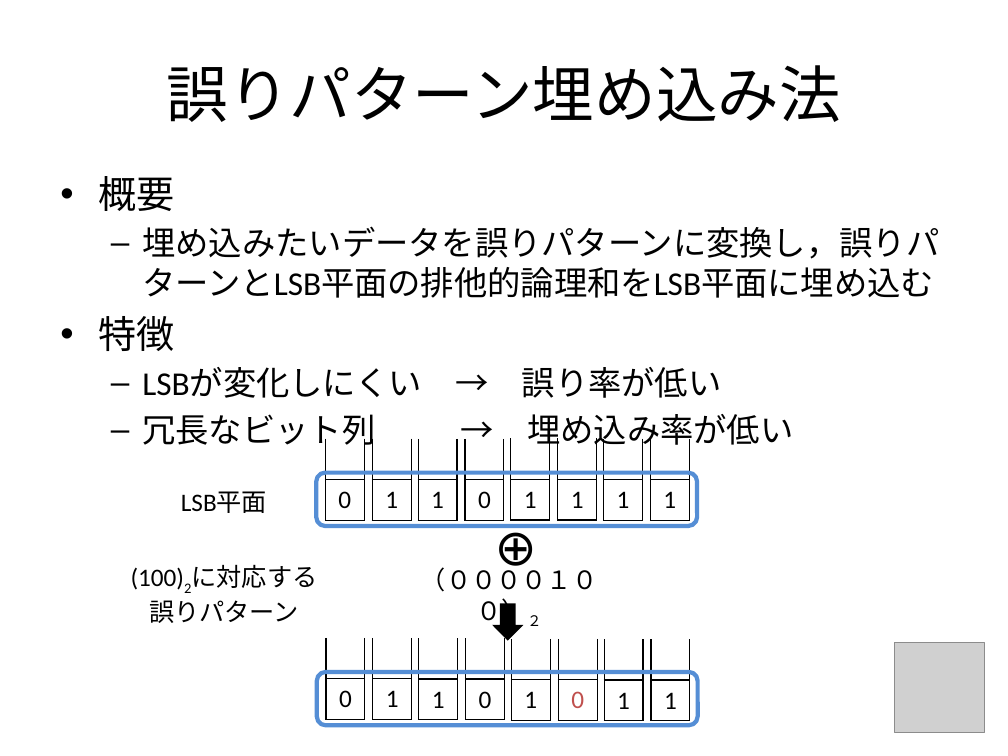
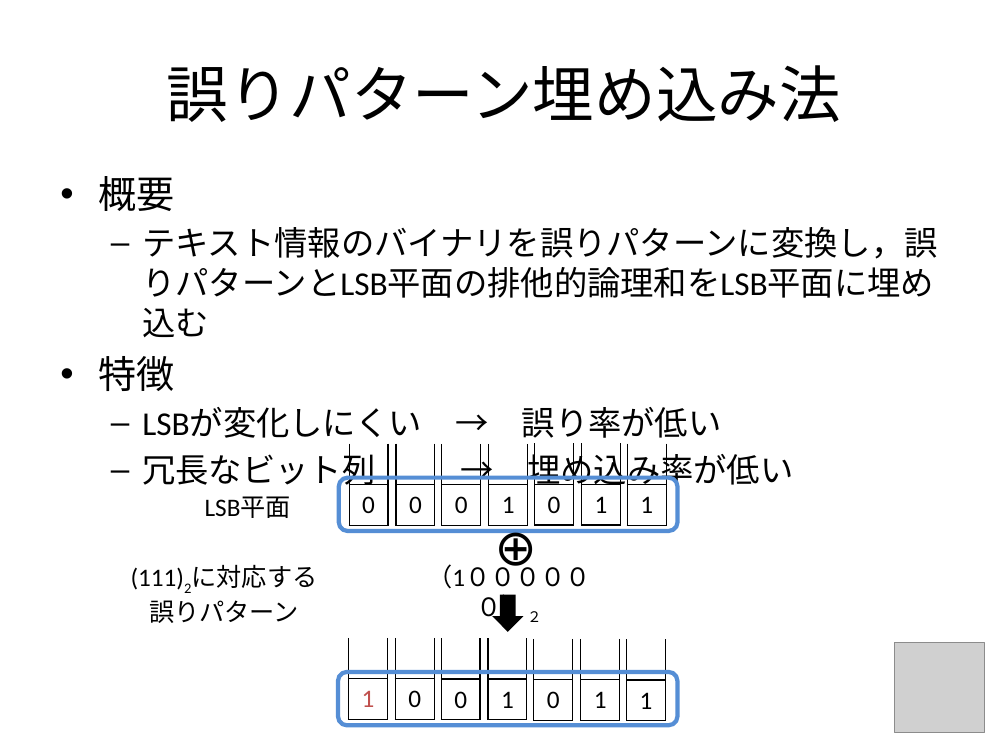
Before and after one commit to sakuna63/TestForCodingWithCostFunction, a slide deck: slide 4 of documents/MidtermReport/slide/j0929.pptx (slide 3 before the commit). Drawn at 1008x756 pixels with LibreOffice and Linux fonts; fonts in the diff are those of the drawing; grey boxes stand for pictures. Boxes give left, top, right and bottom in pixels: in the first picture for what was removed or moved away, otherwise in the second. Text is boxed around its words. In the diff, an @@ line names an element or a change of style, - is before the commit and + after.

```diff
--- a/documents/MidtermReport/slide/j0929.pptx
+++ b/documents/MidtermReport/slide/j0929.pptx
@@ text at (142,227,937,298): text changed @@
-  – 埋め込みたいデータを誤りパターンに変換し，誤りパターンとLSB平面の排他的論理和をLSB平面に埋め込む
+  – テキスト情報のバイナリを誤りパターンに変換し，誤りパターンとLSB平面の排他的論理和をLSB平面に埋め込む
@@ table: place and size @@
-table at (326,438,365,520)
+table at (349,444,388,525)
@@ table removed at (372,438,411,520), 2 rows, 1 columns @@
-
-1
@@ table added at (396,444,435,525), 2 rows, 1 columns @@
+
+0
@@ table removed at (418,438,458,520), 2 rows, 1 columns @@
-
-1
@@ table: place and size @@
-table at (465,438,504,520)
+table at (442,444,481,525)
@@ table: place and size @@
-table at (511,438,550,520)
+table at (489,444,528,525)
@@ table added at (534,444,574,525), 2 rows, 1 columns @@
+
+0
@@ table removed at (557,438,597,520), 2 rows, 1 columns @@
-
-1
@@ table: place and size @@
-table at (604,438,643,520)
+table at (582,444,621,525)
@@ table: place and size @@
-table at (650,438,689,520)
+table at (627,444,666,525)
@@ rounded rectangle: place and size @@
-rounded rectangle at (317,473,698,526)
+rounded rectangle at (339,478,677,531)
@@ text "LSB平面": place and size @@
-text "LSB平面" at (181,491,267,513)
+text "LSB平面" at (205,496,291,518)
@@ text at (131,567,184,590): text changed @@
-(100)2に対応する
+(111)2に対応する
@@ down arrow: place and size @@
-down arrow at (492,604,523,641)
+down arrow at (492,595,523,632)
@@ text at (527,611,542,622): text changed @@
-（００００１００）２
+（1００００００）２
@@ table at (349,638,388,720) @@
@@ text colour #000000 to #C0504D @@
@@ table: place and size @@
-table at (326,638,365,720)
+table at (395,638,434,720)
@@ table removed at (418,638,458,720), 2 rows, 1 columns @@
-
-1
@@ 4 tables: place and size @@
-4 tables at (373,638,598,721)
+4 tables at (349,638,574,721)
@@ table at (534,639,574,721) @@
@@ text colour #C0504D to #000000 @@
@@ table: place and size @@
-table at (651,639,690,721)
+table at (581,639,620,721)
@@ table: place and size @@
-table at (604,639,643,721)
+table at (627,639,666,721)
@@ rounded rectangle: place and size @@
-rounded rectangle at (317,672,698,726)
+rounded rectangle at (338,672,677,726)
```
Also in this commit, not shown: 7 other slides changed, 1 slide added, 2 other files.
